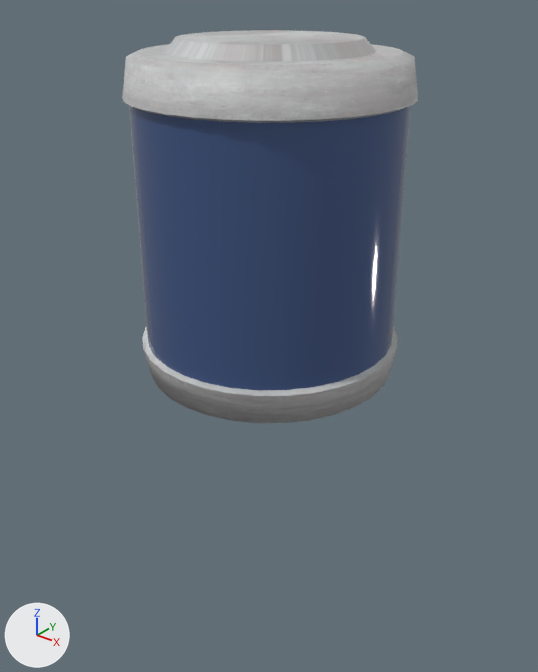
The FBX model Assets/Resources/3D/Capsule.fbx: old version first, new version second.
Both versions are drawn from a 50 mm lens placed at (6.88, -8.63, 6.48), pointed at (0.07, -0.11, 1.2). The lights are fixed; the arrows at lower left show +X, +Y and +Z. The first picture is the older version. Where no turn or scale is listed for an object, it has been applied to the vertices.
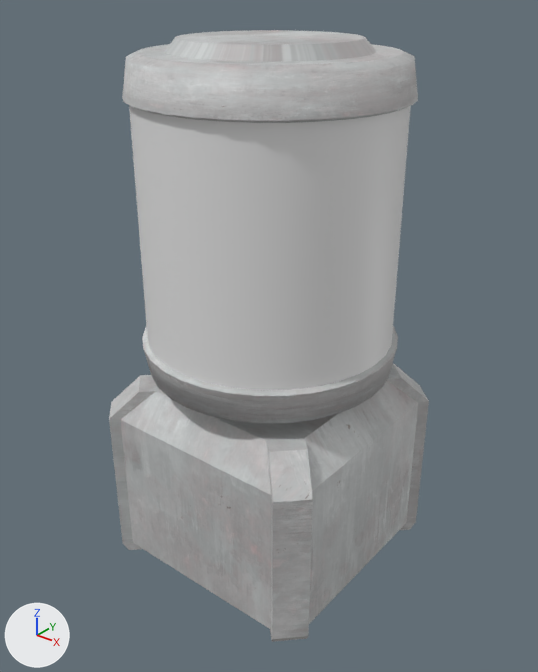
The newer file is also rescaled (x0.617), turned or shifted as a whole; pictures and numbers use the older file's frame.

Where the change shows, as pixel boxes [x1, y1, x2, y2] in the pictures (538 x 672 px):
'Cylinder.001', recoloured (blue to white)
    both: [129, 105, 411, 390]
'defaultMaterial', added
    after: [109, 363, 429, 642]

What changed in the scene script:
```text
Add mat_material:
    mat_material = principled_material('Material')
    mat_material.texture = img_metal055a_1k_png_color_png
Change me_cylinder_003:
    where me_cylinder_003.from_pydata(...)  # 128 vertices, 128 faces; spans x -1.99..1.99, y -1.98..1.98, z -1.87..1.87
    remove me_cylinder_003.materials.append(mat_material_002)  # blue #415784
Add me_defaultmaterial:
    me_defaultmaterial.from_pydata(...)  # 64 vertices, 124 faces; spans x -2.11..2.11, y -2.1..2.1, z -1.63..1.63
    me_defaultmaterial.materials.append(mat_material)  # picture img_metal055a_1k_png_color_png
Add ob_defaultmaterial:
    ob_defaultmaterial = bpy.data.objects.new('defaultMaterial', me_defaultmaterial)
    ob_defaultmaterial.location = (0.02, -0.02, -1.24)
```
